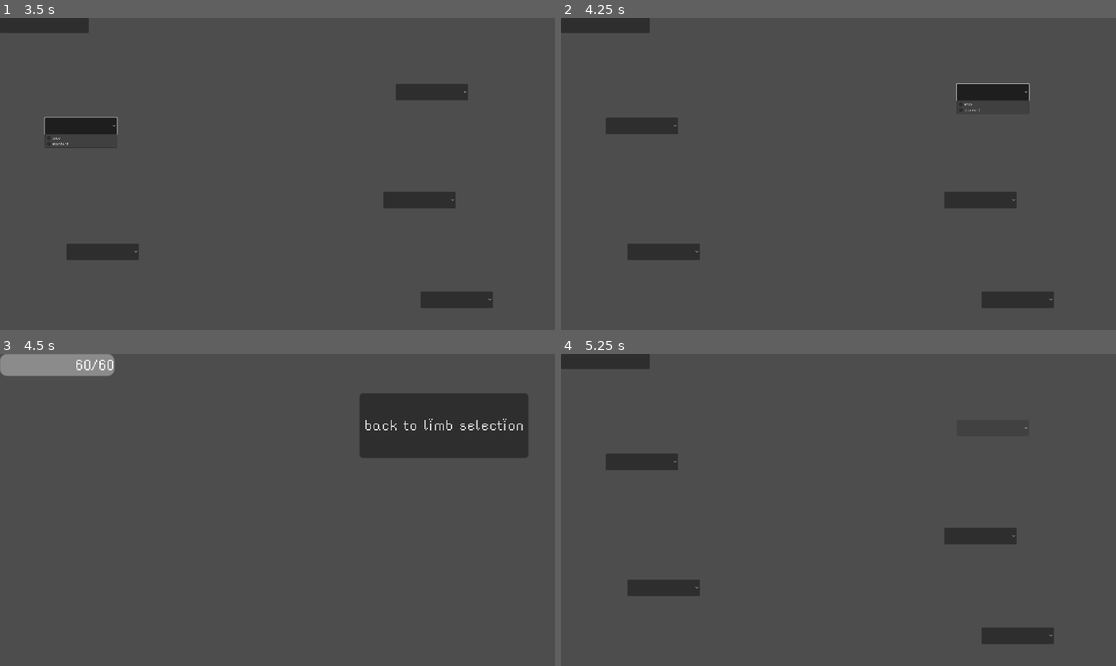
Above: before the commit, frames 1-4 (two rows, left to right).
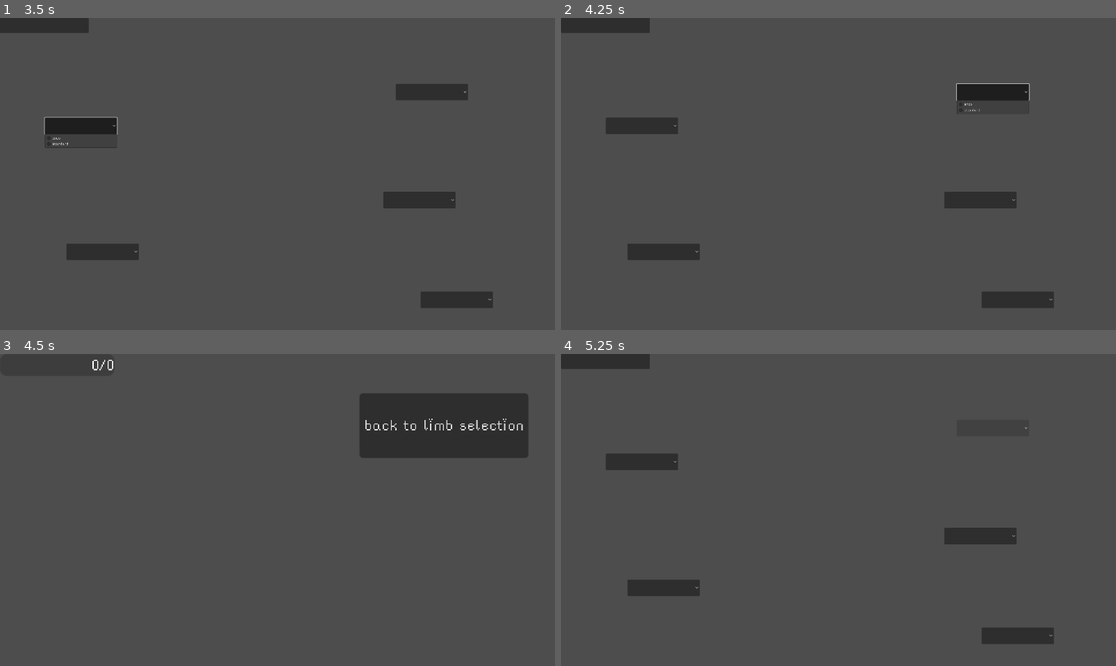
Above: after the commit, the same moments.

Repository: flowerFawn/Robot_game
Game: Godot game, scene res://limb_menu.tscn
Same seed, same stepped clock (60 frames per second), same inputs: the game is played once before the commit and once after it.
Inputs (mouse positions are in pixels of both pictures, inside the frame that each line leads up to):
- Up to frame 1 (3.5 s): click (99, 252) at 0.5 s; click (455, 298) at 1.25 s; click (421, 198) at 2 s; click (83, 127) at 2.75 s
- Up to frame 2 (4.25 s): click (993, 92) at 3.5 s
- Up to frame 3 (4.5 s): click (44, 360) at 4.25 s
- Up to frame 4 (5.25 s): click "back to limb selection" at 5 s

Frames 1-2 are identical in both runs. In frame 3, 1.4% of the frame differs, in the area x 0-21%, y 0-8%; in frame 4, nothing differs.
Error after the commit: Parse Error: Identifier "delta" not declared in the current scope. (res://player_scripts/player_main.gd:83)

Commit message:
gun trigger works- no gun

Diff:
--- a/light_enemy.gd
+++ b/light_enemy.gd
@@ -15,11 +15,11 @@
 		#looks at players position and aims raycast for line of sight
 		get_node("LeftArm").look_at(Player_Stats.player_position)
 		get_node("LineOfSight").target_position = Vector2(Player_Stats.player_position.x - global_position.x, Player_Stats.player_position.y - global_position.y)
-		#starts the timer to shoot
-		if within_shooting_range:
+		#starts the timer to shoot if within shooting range and timer is inactive (time_left returns 0 when inactive
+		if within_shooting_range and get_node("LeftArm/WeaponSystem/WeaponCharge").time_left == 0:
 			get_node("LeftArm/WeaponSystem/WeaponCharge").start()
 		#stops, NOT PAUSES the timer.
-		else:
+		elif not within_shooting_range:
 			get_node("LeftArm/WeaponSystem/WeaponCharge").stop()
 
 func _on_enable_radius_body_entered(body):
@@ -46,4 +46,4 @@
 
 
 func _on_weapon_charge_timeout():
-	pass # bullet shooty
+	print("bullet shooty")
--- a/player_scripts/player_main.gd
+++ b/player_scripts/player_main.gd
@@ -80,9 +80,9 @@
 	#returns a total  to set the speed to (only will be called when walking)
 	var movement_total:float = 0
 	if Input.is_action_pressed("left"):
-		movement_total -= total_speed
+		movement_total -= total_speed * delta
 	if Input.is_action_pressed("right"):
-		movement_total += total_speed
+		movement_total += total_speed * delta
 	return movement_total
 
 func take_jump_input():
@@ -108,9 +108,9 @@
 func take_climbing_input():
 	var movement_total:float = 0
 	if Input.is_action_pressed("up"):
-		movement_total -= total_speed
+		movement_total -= total_speed * delta
 	if Input.is_action_pressed("down"):
-		movement_total += total_speed
+		movement_total += total_speed * delta
 	return movement_total
 
 func are_legs_on_floor():
